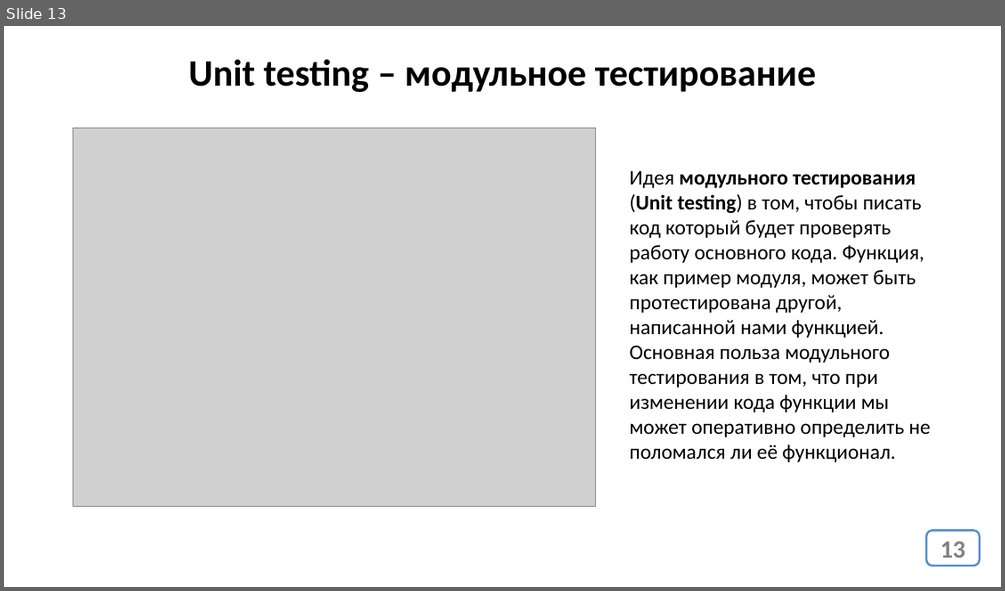
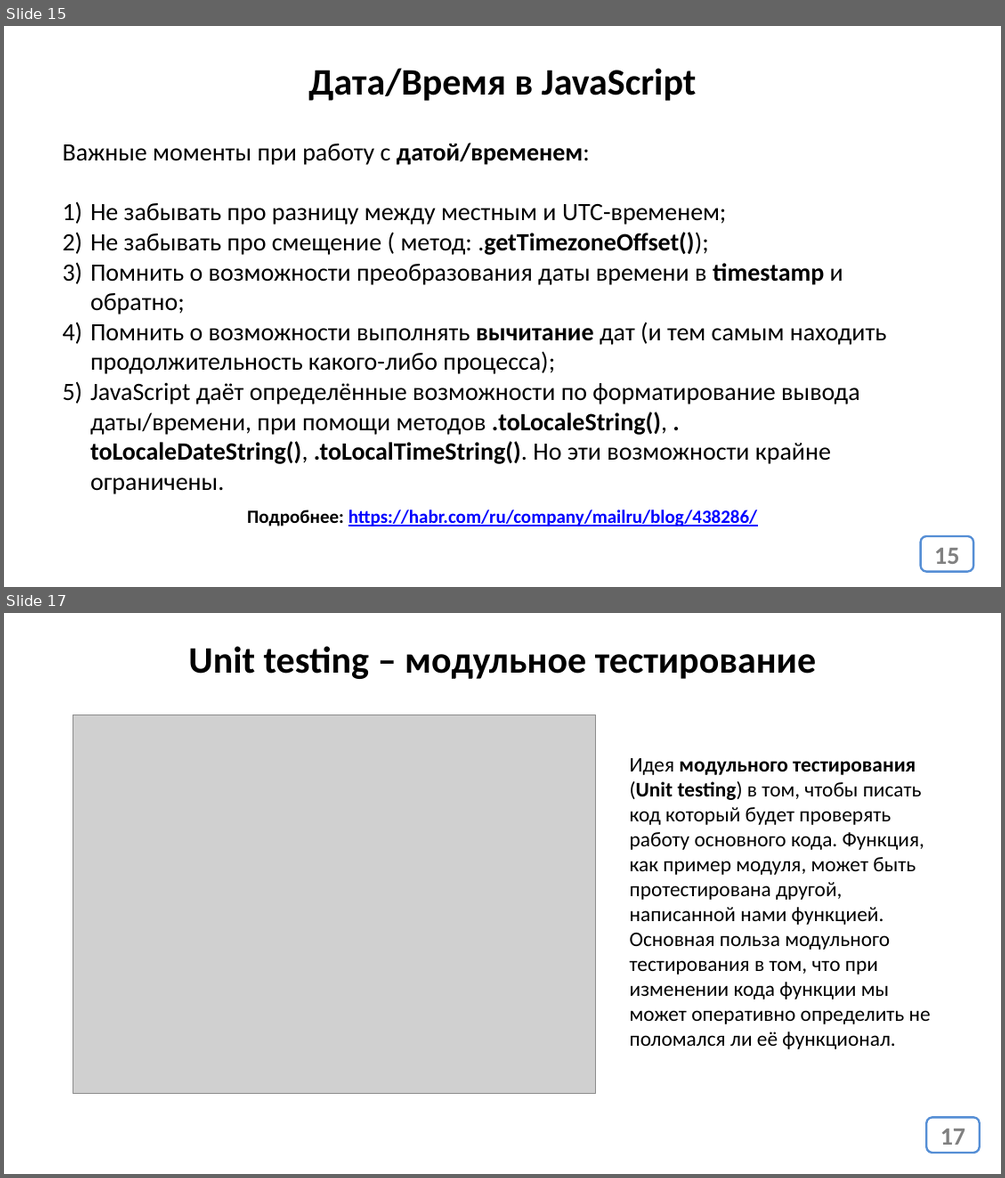
Before and after one commit to javascript-course-18-ortdnipro/lesson06, a slide deck: lesson06.pptx. Shown one above the other, each under a label of ours: slide 13 before the commit, slides 15 and 17 after it; the slides between them are not shown. The pictures are 1005x591 and 1005x1178 pixels, drawn with LibreOffice and Linux fonts; fonts in the diff are those of the drawing; grey boxes stand for pictures. Boxes give left, top, right and bottom in pixels: in the first picture for what was removed or moved away, otherwise in the second. Text is boxed around its words. In the diff, an @@ line names an element or a change of style, - is before the commit and + after.

```diff
--- a/lesson06.pptx
+++ b/lesson06.pptx
@@ slide 15 added at (x1=4, y1=26, x2=1001, y2=587), background #FFFFFF @@
@@ title added at (x1=308, y1=68, x2=696, y2=101), 36 pt, text #000000, bold @@
+Дата/Время в JavaScript
@@ text added at (x1=63, y1=143, x2=887, y2=464), 24 pt, text #000000 @@
+Важные моменты при работу с датой/временем:
+1) Не забывать про разницу между местным и UTC-временем;
+2) Не забывать про смещение ( метод: .getTimezoneOffset());
+3) Помнить о возможности преобразования даты времени в timestamp и обратно;
+4) Помнить о возможности выполнять вычитание дат (и тем самым находить продолжительность какого-либо процесса);
+5) JavaScript даёт определённые возможности по форматирование вывода даты/времени, при помощи методов .toLocaleString(), . toLocaleDateString(), .toLocalTimeString(). Но эти возможности крайне ограничены.
@@ text added at (x1=247, y1=509, x2=757, y2=526), 18 pt, text #0000FF, bold, underline @@
+Подробнее: https://habr.com/ru/company/mailru/blog/438286/
@@ page number added at (x1=921, y1=536, x2=974, y2=572), fill #FFFFFF, outline #558ED5 2 pt, 24 pt, text #808080, bold @@
+15
@@ what was slide 13 is now slide 17 @@
@@ page number at (x1=940, y1=1128, x2=965, y2=1144): text changed @@
-13
+17
```
Also in this commit, not shown: 3 slides changed, 3 other slides added, 1 other file.
